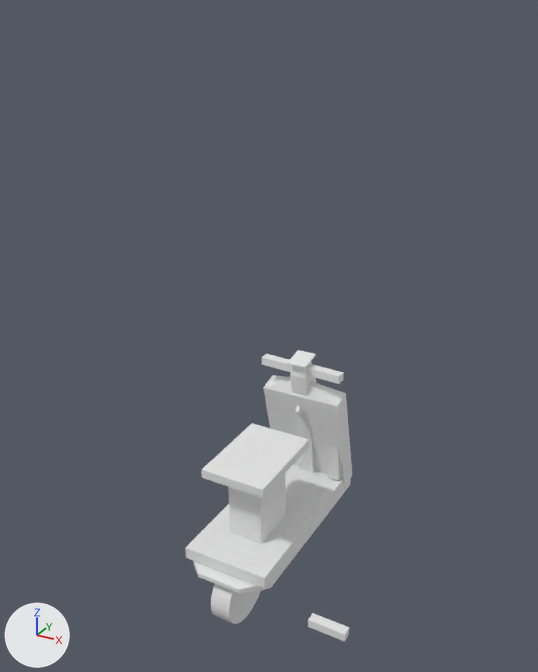
The Blender file Assets/moped/untitled.blendmoped.blend, before and after one commit.
Rendered twice from a 50 mm lens placed at (7.0, -11.32, 13.13), pointed at (-0.01, 1.42, 6.75). Arrows for +X, +Y and +Z are at lower left; the lights stay in place.

Script lines for the objects in view, before the commit:
```python
ob_cube = bpy.data.objects.new('Cube', me_cube_001)
ob_cube.location = (0.0, 1.83, 1.84)
ob_cube.scale = (1.0, 2.16, 0.0999)
ob_cube_001 = bpy.data.objects.new('Cube.001', me_cube_002)
ob_cube_001.location = (0.0, 0.88, 2.91)
ob_cube_001.rotation_euler = (0.0169, -3.142, -3.142)  # degrees (1, -180, -180)
ob_cube_001.scale = (0.407, 0.582, 0.728)
ob_cube_002 = bpy.data.objects.new('Cube.002', me_cube_003)
ob_cube_002.location = (0.02, 3.33, 3.67)
ob_cube_002.rotation_euler = (0.194, 0.0, 0.0)  # degrees (11, 0, 0)
ob_cube_002.scale = (0.206, 0.25, 1.61)
ob_cube_003 = bpy.data.objects.new('Cube.003', me_cube_004)
ob_cube_003.location = (2.23, 0.0, 0.93)
ob_cube_003.scale = (0.433, 0.117, 0.0973)
ob_cube_006 = bpy.data.objects.new('Cube.006', me_cube_007)
ob_cube_006.location = (0.03, 3.46, 3.31)
ob_cube_006.rotation_euler = (0.254, 0.0, 0.0)  # degrees (15, 0, 0)
ob_cube_006.scale = (0.991, 0.249, 1.42)
ob_cube_007 = bpy.data.objects.new('Cube.007', me_cube_008)
ob_cube_007.location = (0.01, 3.01, 4.17)
ob_cube_007.scale = (0.0508, -0.112, 0.0435)
ob_cube_009 = bpy.data.objects.new('Cube.009', me_cube_010)
ob_cube_009.location = (0.79, 3.33, 2.99)
ob_cube_009.rotation_euler = (0.0951, 0.0, 0.0)  # degrees (5.4, 0, 0)
ob_cube_009.scale = (0.144, 0.0792, -0.734)
ob_cylinder = bpy.data.objects.new('Cylinder', me_cylinder)
ob_cylinder.location = (0.0, 0.0, 1.11)
ob_cylinder.rotation_euler = (0.0, 1.586, 0.0)  # degrees (0, 91, 0)
ob_cylinder.scale = (0.76, 0.827, 0.235)
```
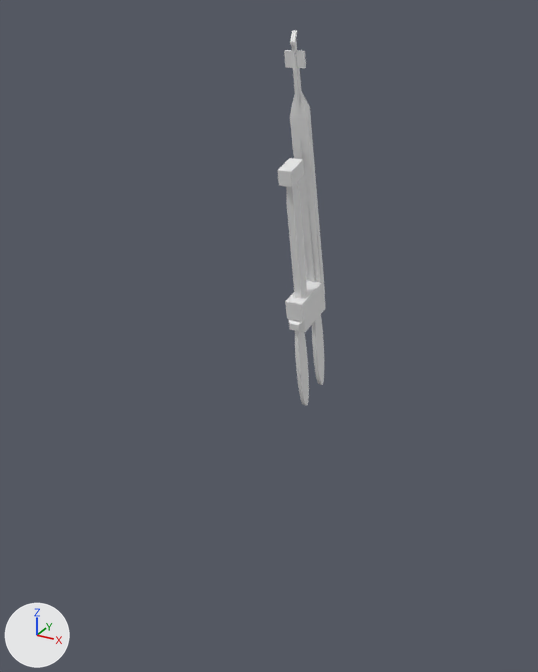
Boxes [x1, y1, x2, y2] around the edits, measured in the pictures (538 x 672 px; the box of a moved part takes in the faces that stretch with it):
'Cube.002', reshaped (40% narrower, 204% taller)
    before: [262, 350, 344, 473]
    after: [277, 30, 326, 406]
'Cube', deleted
    before: [185, 464, 351, 593]
'Cube.001', deleted
    before: [201, 423, 309, 544]
'Cube.006', deleted
    before: [263, 375, 352, 489]
'Cylinder', deleted
    before: [211, 584, 261, 624]
'Cube.003', deleted
    before: [308, 613, 349, 642]
'Cube.009', deleted
    before: [328, 446, 341, 480]
'Cube.007', deleted
    before: [296, 406, 302, 416]
part 1 of me_cube_003, moved or reshaped
    before: [287, 350, 316, 473]
    after: [290, 30, 315, 282]
part 2 of me_cube_003, deleted
    before: [306, 364, 344, 384]
part 3 of me_cube_003, deleted
    before: [262, 354, 293, 372]
part 4 of me_cube_003, added
    after: [277, 50, 326, 406]

The change in detail:
me_cube_003 is used by ob_cube_002; location (0.02, 3.33, 3.67); rotation (0.194, 0.0, 0.0), in degrees (11, 0, 0); scale (0.206, 0.25, 1.61).
me_cube_003 had 48 vertices, 42 faces and spanned x -5.0..5.03, y -1.14..1.14, z -1.0..1.22.
me_cube_003 now has 288 vertices, 208 faces and spans x -1.01..1.06, y -0.85..4.4, z 0.34..5.65.
me_cube_003 part 1: the loose piece of 32 vertices spanning x -1.14..1.14, y -1.14..1.14, z -1.0..1.22 is multiplied about its middle by the matrix ((0.206, 0.0, 0.0), (0.0, 0.246, -0.31), (0.0, 0.048, 1.578)), then moved by (0.02, 3.3, 3.74).
me_cube_003 part 2: the loose piece of 8 vertices spanning x 0.78..5.03, y -0.78..0.45, z 0.98..1.13 is deleted.
me_cube_003 part 3: the loose piece of 8 vertices spanning x -5.0..-0.74, y -0.78..0.45, z 0.98..1.13 is deleted.
Part 4, on me_cube_003:
164 vertices are added at x -1.01..1.06, y -0.85..4.4, z 0.35..5.24.
48 new vertices lie (0.47, 0.0, -0.01) away from vertices in x -0.25..-0.22, y -0.81..4.39, z 0.35..1.87.
12 new vertices lie (0.48, 0.0, -0.01) away from vertices in x -0.25..-0.23, y -0.83..4.4, z 0.48..1.74.
8 new vertices lie (2.0, 0.0, 0.0) away from vertices in x -1.0, y -0.61..3.99, z 1.74..2.22.
8 new vertices lie (0.29, 0.0, 0.0) away from vertices in x -0.92..0.65, y 3.18..3.48, z 2.25..3.73.
8 new vertices lie (0.1, 0.0, 0.0) away from vertices in x -0.04, y 2.81..3.12, z 4.13..4.35.
8 new vertices lie (0.0, 0.0, 0.19) away from vertices in x -1.01..1.06, y 2.83..3.1, z 5.24.
178 new faces join them.
Object 'Cylinder' (ob_cylinder) is deleted.
Object 'Cube' (ob_cube) is deleted.
Object 'Cube.001' (ob_cube_001) is deleted.
Object 'Cube.003' (ob_cube_003) is deleted.
Object 'Cube.006' (ob_cube_006) is deleted.
Object 'Cube.007' (ob_cube_007) is deleted.
Object 'Cube.009' (ob_cube_009) is deleted.
